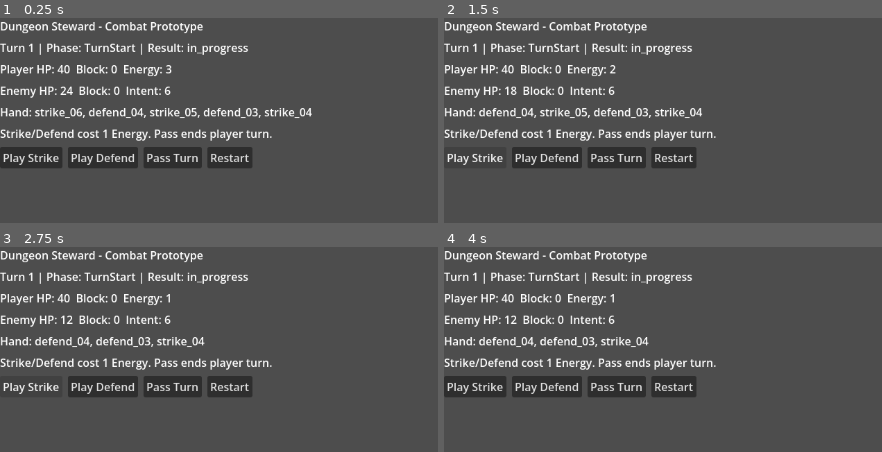
Above: before the commit, frames 1-4 (two rows, left to right).
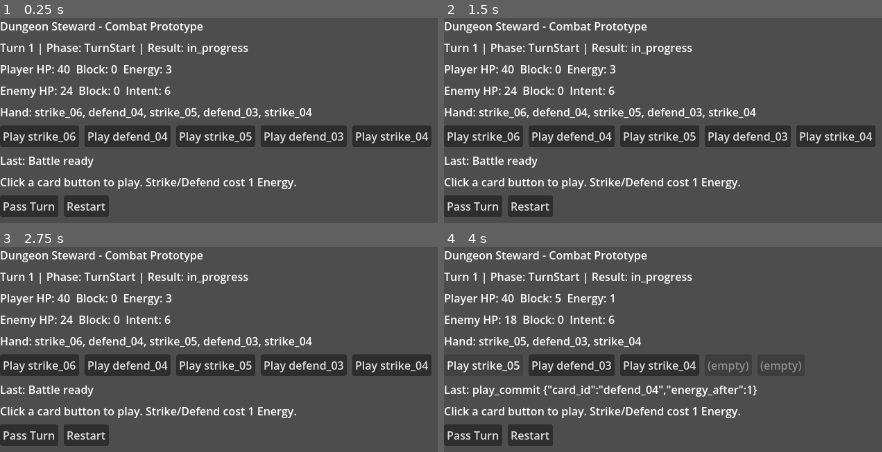
Above: after the commit, the same moments.

Repository: thrazznos/cardGame1
Game: Godot game, scene res://scenes/combat/combat_slice.tscn
Two runs of this game, one before a commit and one after it. Both use one fixed random seed, a clock stepped at 60 frames per second and the inputs below.
Inputs (mouse positions are in pixels of both pictures, inside the frame that each line leads up to):
- Up to frame 1 (0.25 s): no input
- Up to frame 2 (1.5 s): click "Restart" at 0.5 s; click (474, 157) at 1.25 s, where only the run before the commit has a clickable "Play Strike"
- Up to frame 3 (2.75 s): click (30, 386) at 2 s, where only the run before the commit has a clickable "Play Strike"
- Up to frame 4 (4 s): click (483, 365) at 2.75 s, where only the run after the commit has a clickable "Play strike_06"; click (487, 365) at 3.5 s, where only the run after the commit has a clickable "Play defend_04"

The runs differ from the first frame. In frame 1, 18% of the frame differs, in the area x 0-99%, y 52-98%; in frame 2, 18%; in frame 3, 18%, in the area x 0-99%, y 22-98%; in frame 4, 15%.

Commit message:
feat(prototype-ui): add dynamic hand controls and combat event telemetry

Diff:
--- a/project.godot
+++ b/project.godot
@@ -1,12 +1,20 @@
 ; Engine configuration file.
-; Godot 4.6.2 minimal project scaffold for Sprint 001 combat slice.
+; It's best edited using the editor UI and not directly,
+; since the parameters that go here are not all obvious.
+;
+; Format:
+;   [section] ; section goes between []
+;   param=value ; assign values to parameters
 
 config_version=5
 
 [application]
+
 config/name="Dungeon Steward"
 run/main_scene="res://scenes/combat/combat_slice.tscn"
+config/features=PackedStringArray("4.6")
 
 [rendering]
+
 renderer/rendering_method="gl_compatibility"
 renderer/rendering_method.mobile="gl_compatibility"
--- a/scenes/combat/combat_slice.tscn
+++ b/scenes/combat/combat_slice.tscn
@@ -50,6 +50,34 @@
 layout_mode = 2
 text = "Hand"
 
+[node name="HandButtons" type="HBoxContainer" parent="CombatHud/VBox"]
+layout_mode = 2
+theme_override_constants/separation = 8
+
+[node name="Card1" type="Button" parent="CombatHud/VBox/HandButtons"]
+layout_mode = 2
+text = "(empty)"
+
+[node name="Card2" type="Button" parent="CombatHud/VBox/HandButtons"]
+layout_mode = 2
+text = "(empty)"
+
+[node name="Card3" type="Button" parent="CombatHud/VBox/HandButtons"]
+layout_mode = 2
+text = "(empty)"
+
+[node name="Card4" type="Button" parent="CombatHud/VBox/HandButtons"]
+layout_mode = 2
+text = "(empty)"
+
+[node name="Card5" type="Button" parent="CombatHud/VBox/HandButtons"]
+layout_mode = 2
+text = "(empty)"
+
+[node name="EventLog" type="Label" parent="CombatHud/VBox"]
+layout_mode = 2
+text = "Last: Battle ready"
+
 [node name="Hint" type="Label" parent="CombatHud/VBox"]
 layout_mode = 2
 text = "Hint"
@@ -58,14 +86,6 @@
 layout_mode = 2
 theme_override_constants/separation = 8
 
-[node name="PlayStrike" type="Button" parent="CombatHud/VBox/Buttons"]
-layout_mode = 2
-text = "Play Strike"
-
-[node name="PlayDefend" type="Button" parent="CombatHud/VBox/Buttons"]
-layout_mode = 2
-text = "Play Defend"
-
 [node name="Pass" type="Button" parent="CombatHud/VBox/Buttons"]
 layout_mode = 2
 text = "Pass Turn"
--- a/src/bootstrap/combat_slice_runner.gd
+++ b/src/bootstrap/combat_slice_runner.gd
@@ -29,6 +29,7 @@
 var energy: int = TURN_ENERGY
 var enemy_intent_damage: int = 6
 var combat_result: String = "in_progress"
+var last_event_text: String = "Battle ready"
 
 func _ready() -> void:
 	tsre = TSRE_SCRIPT.new()
@@ -55,6 +56,7 @@
 	enemy_block = 0
 	energy = TURN_ENERGY
 	combat_result = "in_progress"
+	last_event_text = "Battle ready"
 
 	_bootstrap_demo_state()
 	enemy_intent_damage = _roll_enemy_intent_damage()
@@ -85,6 +87,7 @@
 		"enemy_intent_damage": enemy_intent_damage,
 		"hand": dls.hand.duplicate(true),
 		"combat_result": combat_result,
+		"last_event_text": last_event_text,
 	}
 
 func refresh_hud() -> void:
@@ -306,6 +309,7 @@
 	return false
 
 func _record_event(kind: String, payload: Dictionary) -> void:
+	last_event_text = "%s %s" % [kind, JSON.stringify(payload)]
 	event_stream.append({
 		"order_index": event_stream.size(),
 		"kind": kind,
--- a/src/ui/combat_hud/combat_hud_controller.gd
+++ b/src/ui/combat_hud/combat_hud_controller.gd
@@ -7,14 +7,18 @@
 	runner = runtime_runner
 
 func _ready() -> void:
-	if has_node("VBox/Buttons/PlayStrike"):
-		$VBox/Buttons/PlayStrike.pressed.connect(_on_play_strike)
-	if has_node("VBox/Buttons/PlayDefend"):
-		$VBox/Buttons/PlayDefend.pressed.connect(_on_play_defend)
 	if has_node("VBox/Buttons/Pass"):
 		$VBox/Buttons/Pass.pressed.connect(_on_pass)
 	if has_node("VBox/Buttons/Restart"):
 		$VBox/Buttons/Restart.pressed.connect(_on_restart)
+	_connect_hand_buttons()
+
+func _connect_hand_buttons() -> void:
+	if not has_node("VBox/HandButtons"):
+		return
+	for child in $VBox/HandButtons.get_children():
+		if child is Button:
+			child.pressed.connect(_on_hand_card_pressed.bind(child))
 
 func refresh(vm: Dictionary) -> void:
 	if has_node("VBox/Title"):
@@ -28,18 +32,40 @@
 	if has_node("VBox/Hand"):
 		var hand: Array = vm.get("hand", [])
 		$VBox/Hand.text = "Hand: %s" % [", ".join(hand)]
+	if has_node("VBox/EventLog"):
+		$VBox/EventLog.text = "Last: %s" % [str(vm.get("last_event_text", "-"))]
 	if has_node("VBox/Hint"):
-		$VBox/Hint.text = "Strike/Defend cost 1 Energy. Pass ends player turn."
+		$VBox/Hint.text = "Click a card button to play. Strike/Defend cost 1 Energy."
+	_refresh_hand_buttons(vm)
 
-func _on_play_strike() -> void:
+func _refresh_hand_buttons(vm: Dictionary) -> void:
+	if not has_node("VBox/HandButtons"):
+		return
+	var hand: Array = vm.get("hand", [])
+	var energy: int = int(vm.get("energy", 0))
+	var active: bool = str(vm.get("combat_result", "in_progress")) == "in_progress"
+	var buttons := $VBox/HandButtons.get_children()
+	for i in range(buttons.size()):
+		var b = buttons[i]
+		if not (b is Button):
+			continue
+		if i < hand.size():
+			var card_id: String = str(hand[i])
+			b.text = "Play %s" % [card_id]
+			b.set_meta("card_id", card_id)
+			b.disabled = (not active) or energy <= 0
+		else:
+			b.text = "(empty)"
+			b.set_meta("card_id", "")
+			b.disabled = true
+
+func _on_hand_card_pressed(button: Button) -> void:
 	if runner == null:
 		return
-	runner.player_play_card("strike_01")
-
-func _on_play_defend() -> void:
-	if runner == null:
+	var card_id: String = str(button.get_meta("card_id", ""))
+	if card_id == "":
 		return
-	runner.player_play_card("defend_01")
+	runner.player_play_card(card_id)
 
 func _on_pass() -> void:
 	if runner == null:
